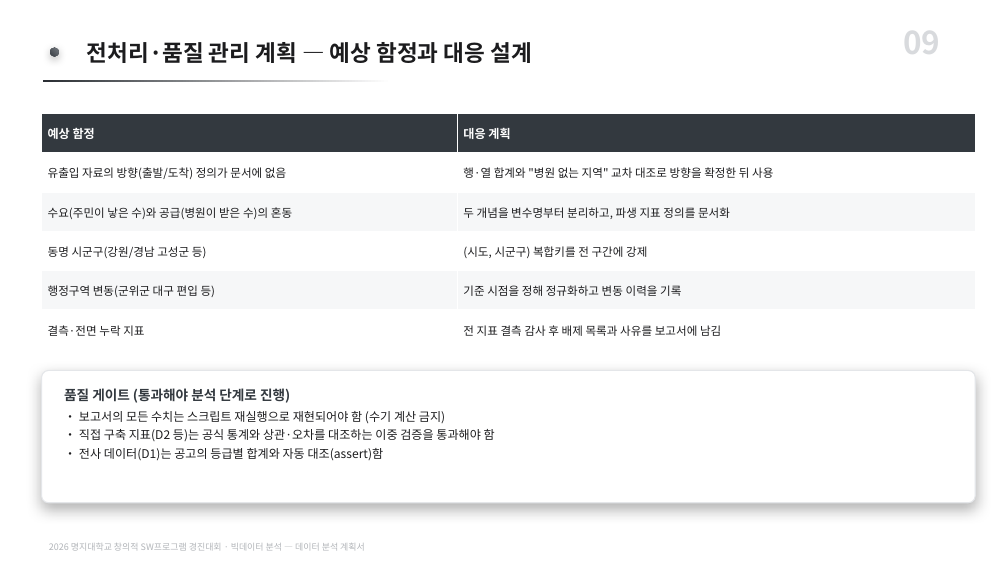
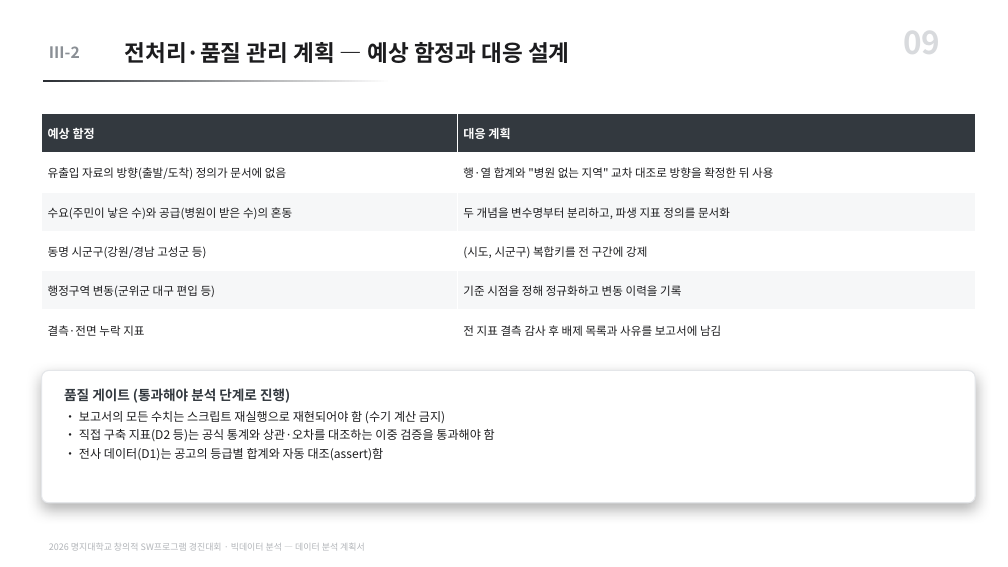
Before and after one commit to karvvan/maternity-care-policy-audit, a slide deck: slide 9 of 04_제출물/데이터분석_계획서.pptx. Drawn at 1008x567 pixels with LibreOffice and Linux fonts; fonts in the diff are those of the drawing. Boxes give left, top, right and bottom in pixels: in the first picture for what was removed or moved away, otherwise in the second. Text is boxed around its words. In the diff, an @@ line names an element or a change of style, - is before the commit and + after.

Commit message:
슬라이드 헤더에 목차 위치 표시 (Ⅰ-1 형식) — 장식 도형 대체
제목 앞의 액센트 칩을 목차 위치 태그로 바꾼다. 로마자 = 부, 아라비아 =
부 안의 순번이라 목차와 1:1로 대응된다.

- ppt_helpers.header()에 tag 인자 추가. tag가 있으면 칩 대신 태그를 찍고
  제목 시작 위치를 1.05 → 1.55인치로 밀어 겹치지 않게 한다.
- 각 생성기에 TAG 매핑 추가 (계획서 12개 / 결과보고서 19개).
- 계획서 제출본에 반영: 칩 12개 제거 → 태그 12개 삽입 → 제목 12개 이동.
  대표자 편집 문구는 전부 보존(슬5 '핵심 질문 — 프로젝트가 검정하고자 하는
  네가지 질문' 등 확인).
- 정합성점검에 태그 누락 검사 추가.

결과보고서는 HOLD라 생성기만 준비. 점검이 태그 19개 누락으로 잡고 있으며,
팀원에게서 넘겨받으면 같은 방식으로 반영하면 된다.

```diff
--- a/04_제출물/데이터분석_계획서.pptx
+++ b/04_제출물/데이터분석_계획서.pptx
@@ text "전처리·품질 관리 계획 — 예상 ..." moved from (x1=87, y1=42, x2=531, y2=63) to (x1=125, y1=42, x2=569, y2=63) @@
@@ text added at (x1=49, y1=46, x2=80, y2=58), 15 pt, text #8A8F95, bold @@
+Ⅲ-2
@@ rounded rectangle removed at (x1=50, y1=48, x2=58, y2=56) @@
```
Also in this commit, not shown: 11 other slides changed, 5 other files.
